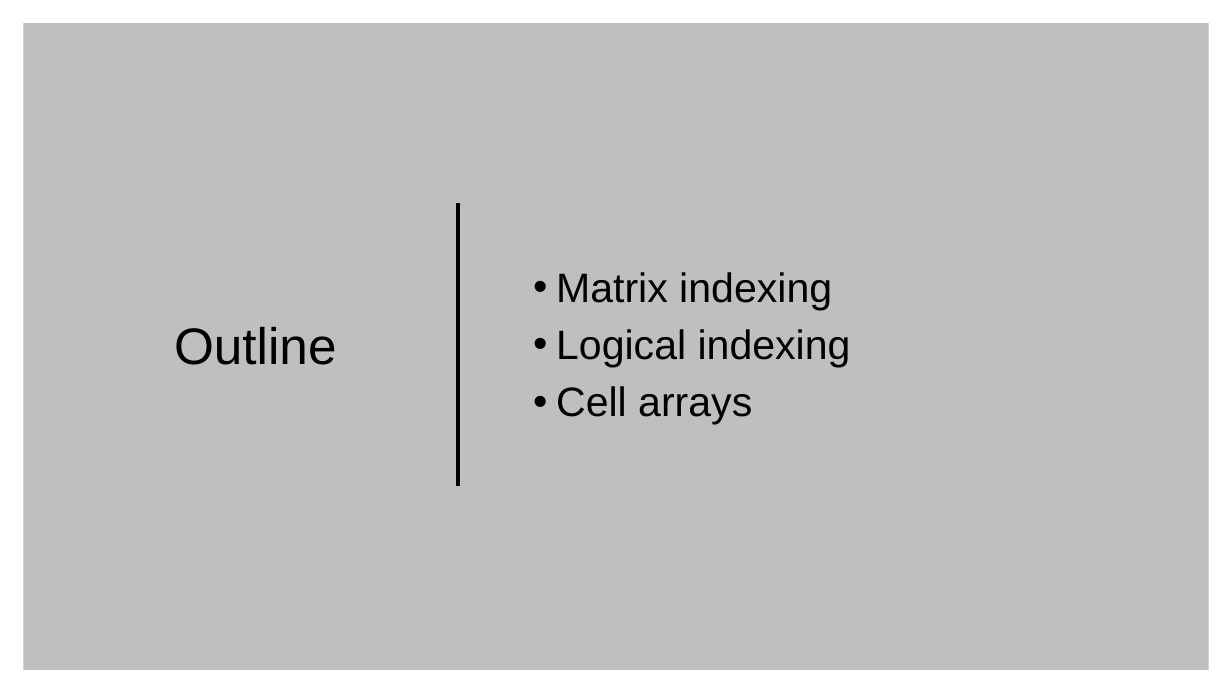
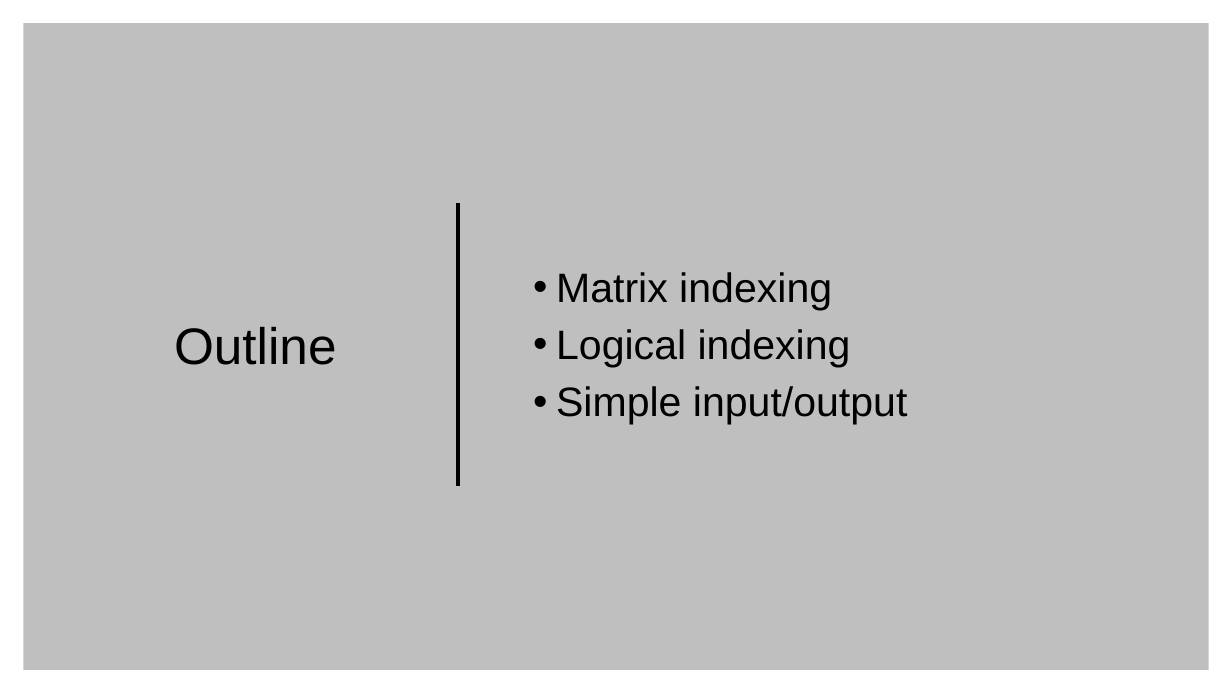
Before and after one commit to ajlopatkin/matlab_for_scientists, a slide deck: slide 2 of lecture_materials/lecture3/class_materials/Lecture3.pptx. Drawn at 1232x693 pixels with LibreOffice and Linux fonts; fonts in the diff are those of the drawing. Boxes give left, top, right and bottom in pixels: in the first picture for what was removed or moved away, otherwise in the second. Text is boxed around its words. In the diff, an @@ line names an element or a change of style, - is before the commit and + after.

```diff
--- a/lecture_materials/lecture3/class_materials/Lecture3.pptx
+++ b/lecture_materials/lecture3/class_materials/Lecture3.pptx
@@ text at <box>556,386,907,424</box>: text changed @@
-• Cell arrays
+• Simple input/output
```
Also in this commit, not shown: 2 other slides changed, 3 other files.
